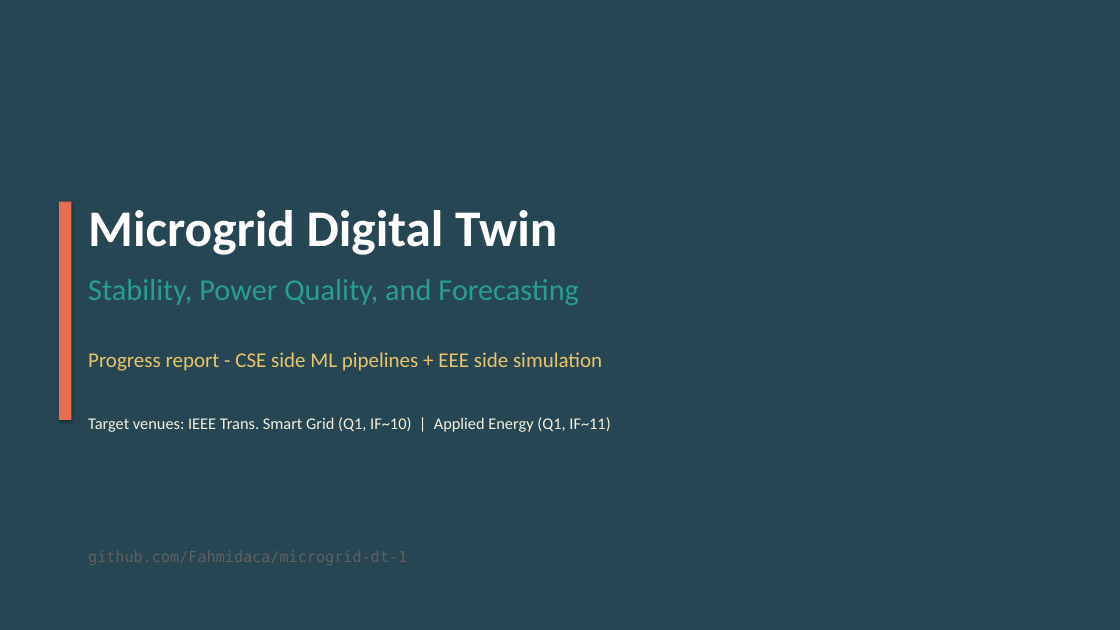
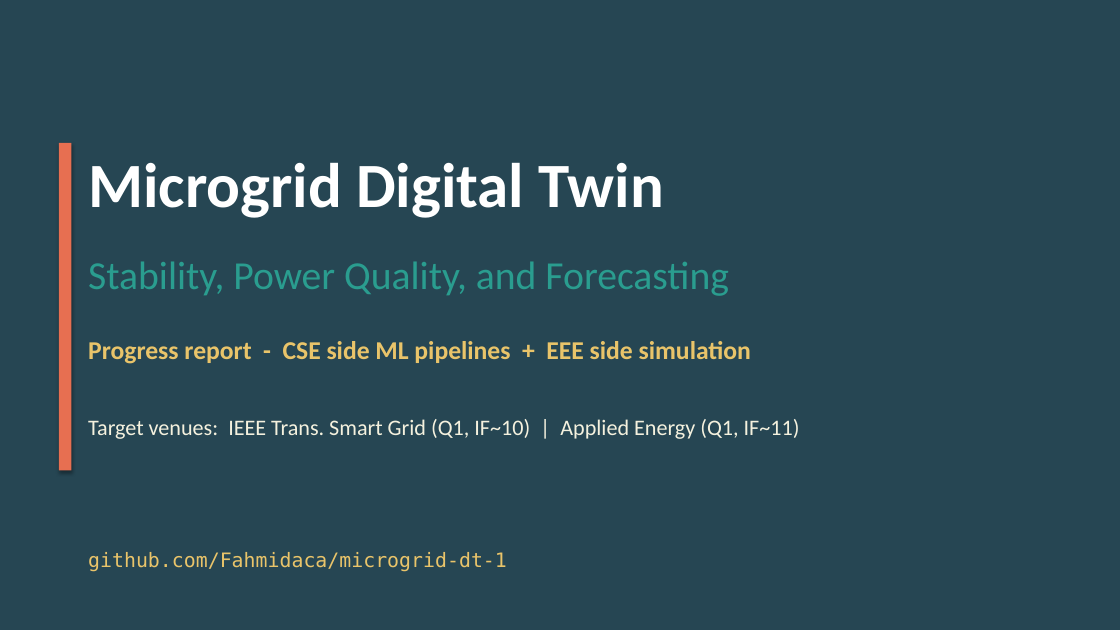
Before and after one commit to Fahmidaca/microgrid-dt, a slide deck: slide 1 of presentation/microgrid_paper_progress.pptx. Drawn at 1120x630 pixels with LibreOffice and Linux fonts; fonts in the diff are those of the drawing. Boxes give left, top, right and bottom in pixels: in the first picture for what was removed or moved away, otherwise in the second. Text is boxed around its words. In the diff, an @@ line names an element or a change of style, - is before the commit and + after.

```diff
--- a/presentation/microgrid_paper_progress.pptx
+++ b/presentation/microgrid_paper_progress.pptx
@@ rectangle: place and size @@
-rectangle at bbox=[59, 202, 71, 420]
+rectangle at bbox=[59, 143, 71, 471]
@@ text "Microgrid Digital Twin": place and size @@
-text "Microgrid Digital Twin" at bbox=[88, 210, 557, 255]
+text "Microgrid Digital Twin" at bbox=[88, 162, 663, 218]
@@ text "Microgrid Digital Twin" at bbox=[88, 162, 663, 218]: size 44 to 54 pt @@
@@ text "Stability, Power Quality, and Forecasting": place and size @@
-text "Stability, Power Quality, and Forecasting" at bbox=[88, 279, 579, 305]
+text "Stability, Power Quality, and Forecasting" at bbox=[88, 261, 728, 296]
@@ text "Stability, Power Quality, and Forecasting" at bbox=[88, 261, 728, 296]: size 26 to 34 pt @@
@@ text "Progress report - CSE side ...": place and size @@
-text "Progress report - CSE side ..." at bbox=[88, 352, 602, 371]
+text "Progress report - CSE side ..." at bbox=[88, 341, 751, 364]
@@ text "Progress report - CSE side ..." at bbox=[88, 341, 751, 364]: size 18 to 22 pt, bold on @@
@@ text "Target venues: IEEE Trans. Smart ..." at bbox=[88, 419, 800, 439]: size 14 to 19 pt @@
@@ text added at bbox=[88, 552, 507, 572], 17 pt, text #E9C46A @@
+github.com/Fahmidaca/microgrid-dt-1
```
Also in this commit, not shown: 3 other files.
